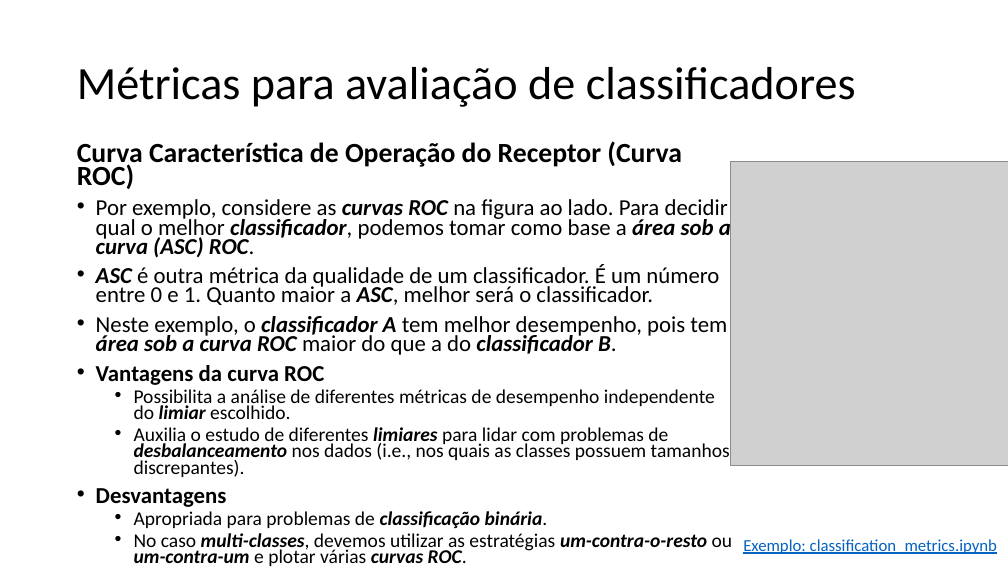
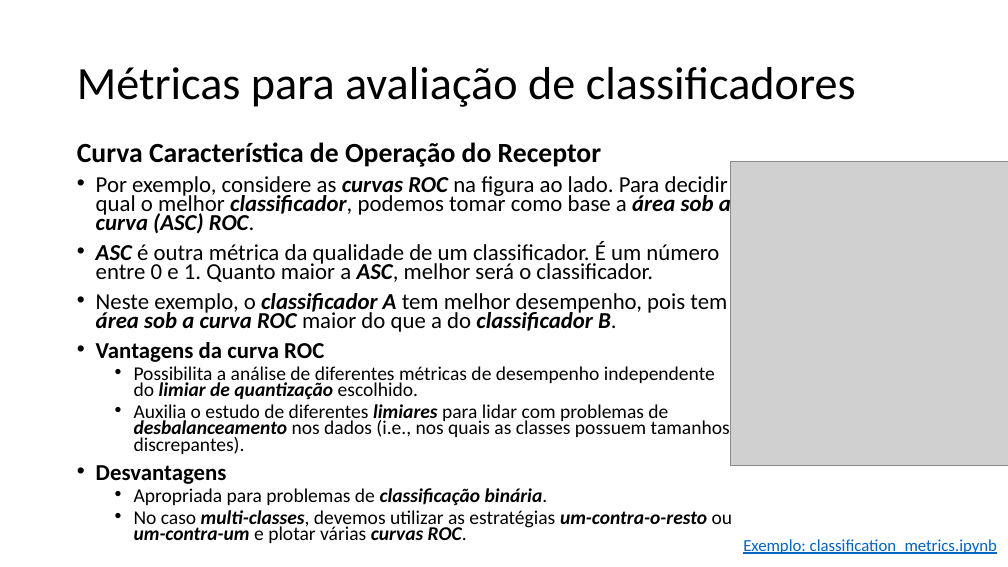
Before and after one commit to zz4fap/t320_aprendizado_de_maquina, a slide deck: slide 15 of slides/T320_Classificação (Parte V).pptx. Drawn at 1008x567 pixels with LibreOffice and Linux fonts; fonts in the diff are those of the drawing; grey boxes stand for pictures. Boxes give left, top, right and bottom in pixels: in the first picture for what was removed or moved away, otherwise in the second. Text is boxed around its words. In the diff, an @@ line names an element or a change of style, - is before the commit and + after.

```diff
--- a/slides/T320_Classificação (Parte V).pptx
+++ b/slides/T320_Classificação (Parte V).pptx
@@ text at (77,142,601,167): text changed @@
-Curva Característica de Operação do Receptor (Curva ROC)
+Curva Característica de Operação do Receptor
@@ text at (134,366,715,400): text changed @@
-  • Possibilita a análise de diferentes métricas de desempenho independente do limiar escolhido.
+  • Possibilita a análise de diferentes métricas de desempenho independente do limiar de quantização escolhido.
```
Also in this commit, not shown: 1 other slide changed, 4 other files.
